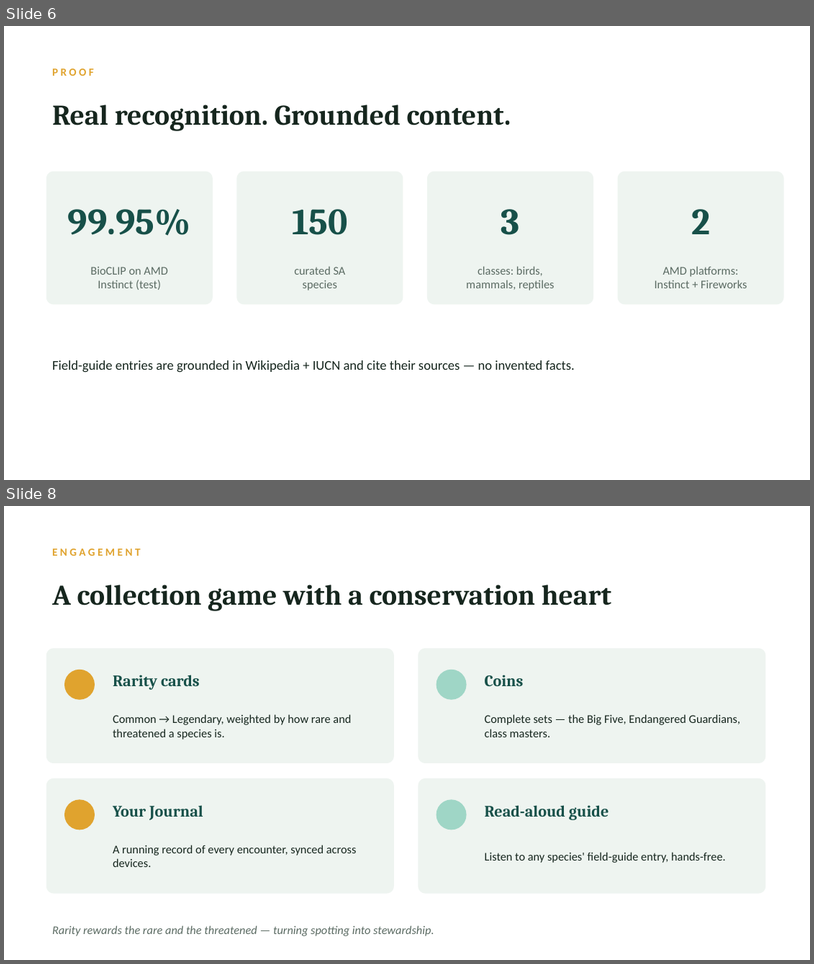
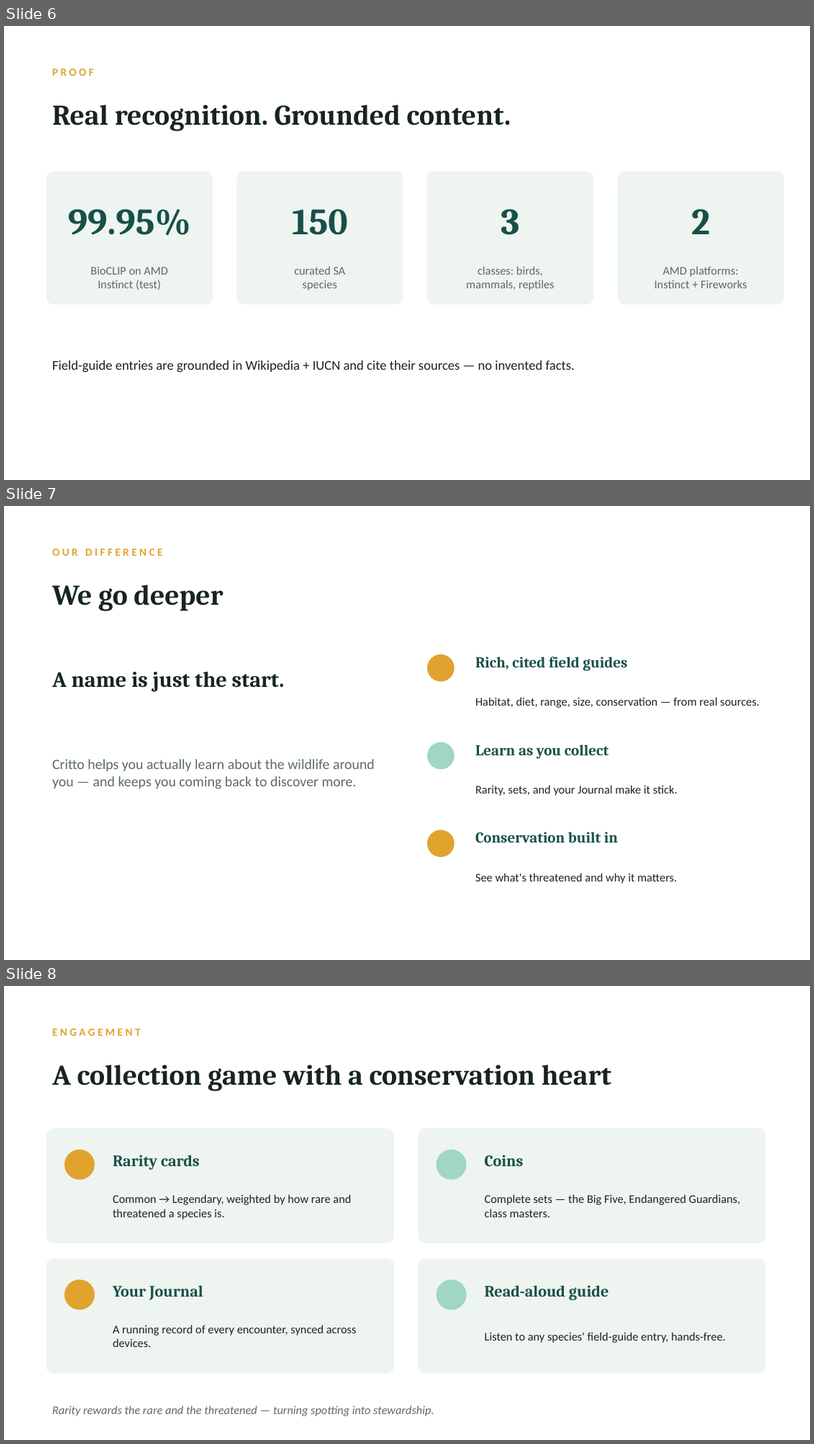
Before and after one commit to tannermundell/critto, a slide deck: slides/Critto-Pitch.pptx. Shown one above the other, each under a label of ours: slides 6 and 8 before the commit, slides 6, 7 and 8 after it; the slides between them are not shown. The pictures are 814x964 and 814x1444 pixels, drawn with LibreOffice and Linux fonts; fonts in the diff are those of the drawing. Boxes give left, top, right and bottom in pixels: in the first picture for what was removed or moved away, otherwise in the second. Text is boxed around its words. In the diff, an @@ line names an element or a change of style, - is before the commit and + after.

Commit message:
Reposition messaging around depth and learning

```diff
--- a/slides/Critto-Pitch.pptx
+++ b/slides/Critto-Pitch.pptx
@@ slide 7 added at (x1=4, y1=506, x2=810, y2=960), background #FFFFFF @@
@@ text added at (x1=52, y1=548, x2=163, y2=556), 13 pt, text #E0A32E, bold @@
+OUR DIFFERENCE
@@ text added at (x1=52, y1=584, x2=223, y2=611), 34 pt, text #16261E, bold @@
+We go deeper
@@ ellipse added at (x1=427, y1=654, x2=455, y2=682), fill #E0A32E @@
@@ text added at (x1=476, y1=656, x2=628, y2=671), 18 pt, text #175049, bold @@
+Rich, cited field guides
@@ text added at (x1=52, y1=672, x2=285, y2=692), 26 pt, text #16261E, bold @@
+A name is just the start.
@@ text added at (x1=476, y1=697, x2=760, y2=708), 14 pt, text #16261E @@
+Habitat, diet, range, size, conservation — from real sources.
@@ ellipse added at (x1=427, y1=742, x2=455, y2=769), fill #9FD6C6 @@
@@ text added at (x1=52, y1=759, x2=375, y2=789), 17 pt, text #5B6B63 @@
+Critto helps you actually learn about the wildlife around you — and keeps you coming back to discover more.
@@ text added at (x1=476, y1=744, x2=609, y2=759), 18 pt, text #175049, bold @@
+Learn as you collect
@@ text added at (x1=476, y1=785, x2=678, y2=795), 14 pt, text #16261E @@
+Rarity, sets, and your Journal make it stick.
@@ ellipse added at (x1=427, y1=830, x2=455, y2=857), fill #E0A32E @@
@@ text added at (x1=476, y1=831, x2=618, y2=843), 18 pt, text #175049, bold @@
+Conservation built in
@@ text added at (x1=476, y1=872, x2=677, y2=883), 14 pt, text #16261E @@
+See what's threatened and why it matters.
```
Also in this commit, not shown: 2 slides changed, 1 slide removed, 3 other files.
